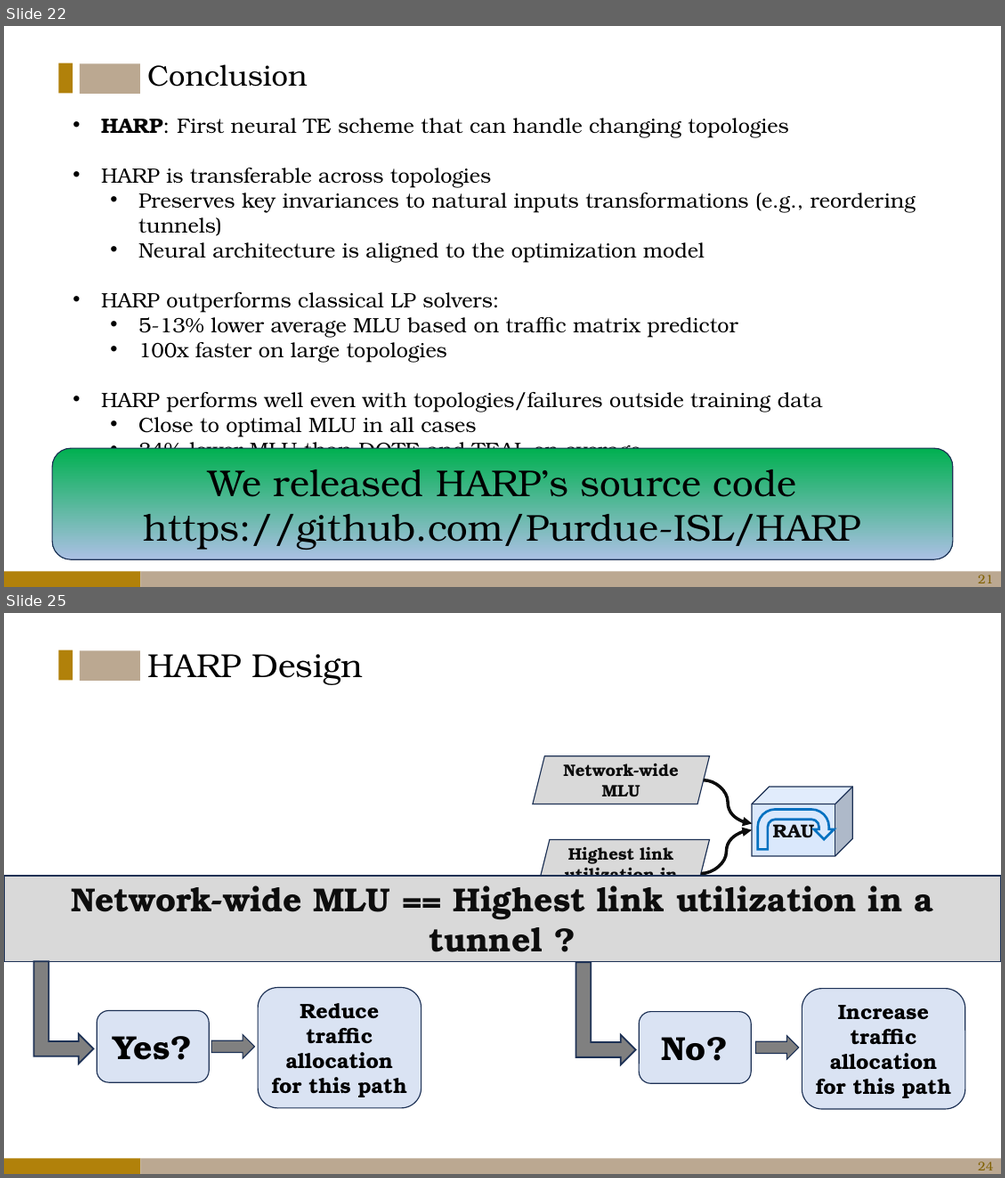
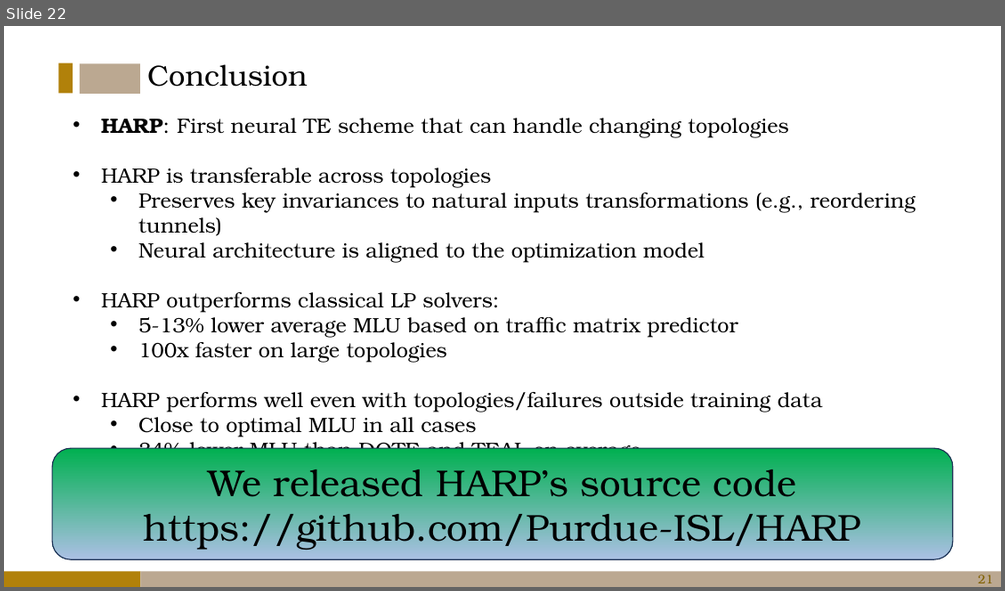
Before and after one commit to Purdue-ISL/ISL-website, a slide deck: slides/HARP-SIGCOMM-2024-Slides.pptx. Shown one above the other, each under a label of ours: slides 22 and 25 before the commit, slide 22 after it; the slides between them are not shown. The pictures are 1005x1178 and 1005x591 pixels, drawn with LibreOffice and Linux fonts; fonts in the diff are those of the drawing. Boxes give left, top, right and bottom in pixels: in the first picture for what was removed or moved away, otherwise in the second. Text is boxed around its words. In the diff, an @@ line names an element or a change of style, - is before the commit and + after.

```diff
--- a/slides/HARP-SIGCOMM-2024-Slides.pptx
+++ b/slides/HARP-SIGCOMM-2024-Slides.pptx
@@ slide 25 removed at (4, 613, 1001, 1174), background #FFFFFF; not listed: 4 template elements that a slide beside it also shows @@
@@ text removed at (147, 654, 363, 685) @@
-HARP Design
@@ group removed at (533, 756, 853, 908): 2 parallelograms, 2 curved arrows, 1 cube, 1 uturn arrow @@
-Network-wide MLU
-Highest link utilization in a tunnel
-RAU
@@ rectangle removed at (4, 876, 1001, 961) @@
-Network-wide MLU == Highest link utilization in a tunnel ?
@@ bent up arrow removed at (33, 961, 93, 1063) @@
@@ bent up arrow removed at (575, 963, 636, 1065) @@
@@ rounded rectangle removed at (97, 1011, 209, 1083) @@
-Yes?
@@ rounded rectangle removed at (258, 988, 421, 1108) @@
-Reduce traffic allocation for this path
@@ rounded rectangle removed at (639, 1012, 751, 1083) @@
-No?
@@ rounded rectangle removed at (802, 989, 965, 1109) @@
-Increase traffic allocation for this path
@@ right arrow removed at (212, 1035, 254, 1059) @@
@@ right arrow removed at (755, 1036, 798, 1060) @@
@@ page number removed at (978, 1161, 993, 1170) @@
-24
```
Also in this commit, not shown: 5 other slides removed, 32 other files.
